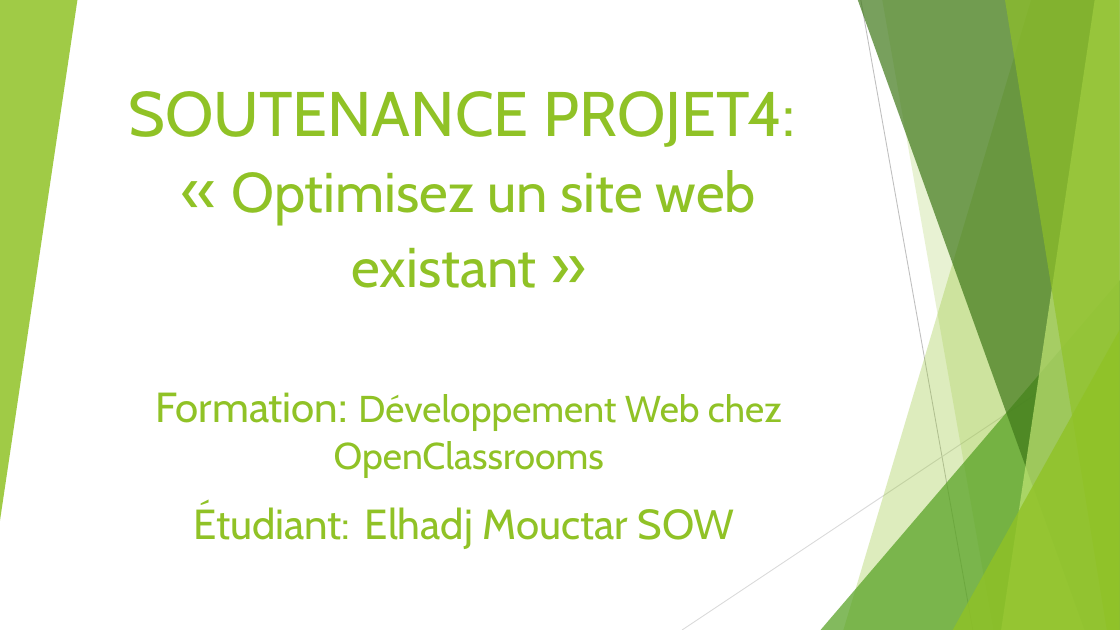
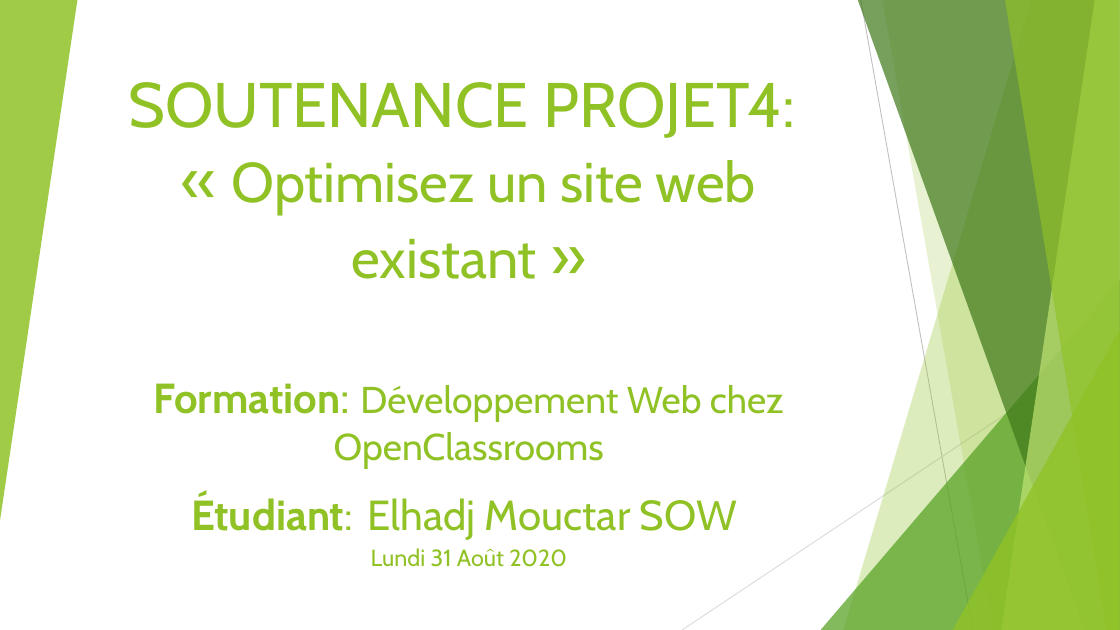
Before and after one commit to SOW-tech/Projet4ameliore, a slide deck: slide 1 of Présentation Projet4.pptx. Drawn at 1120x630 pixels with LibreOffice and Linux fonts; fonts in the diff are those of the drawing. Boxes give left, top, right and bottom in pixels: in the first picture for what was removed or moved away, otherwise in the second. Text is boxed around its words. In the diff, an @@ line names an element or a change of style, - is before the commit and + after.

```diff
--- a/Présentation Projet4.pptx
+++ b/Présentation Projet4.pptx
@@ title at [128,82,795,567]: text changed @@
-SOUTENANCE PROJET4:
-« Optimisez un site web existant »
-Formation: Développement Web chez OpenClassrooms
-Étudiant: Elhadj Mouctar SOW
+SOUTENANCE PROJET4:
+« Optimisez un site web existant »
+Formation: Développement Web chez OpenClassrooms
+Étudiant: Elhadj Mouctar SOW
+Lundi 31 Août 2020
```
Also in this commit, not shown: 5 other slides changed, 9 slides added, 10 other files.
